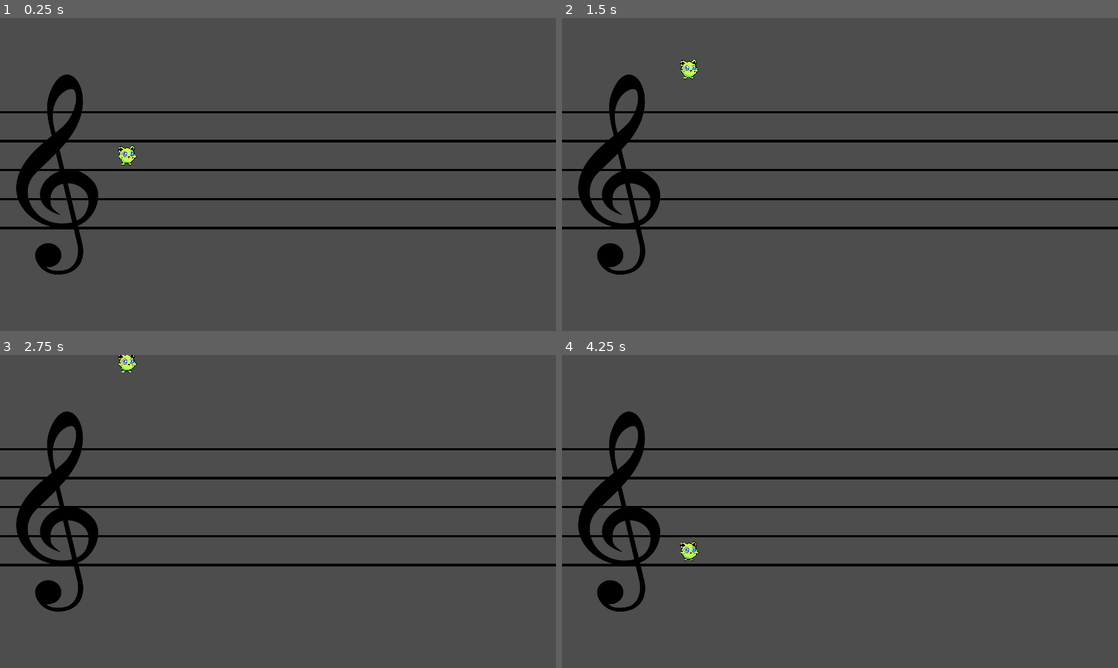
Above: before the commit, frames 1-4 (two rows, left to right).
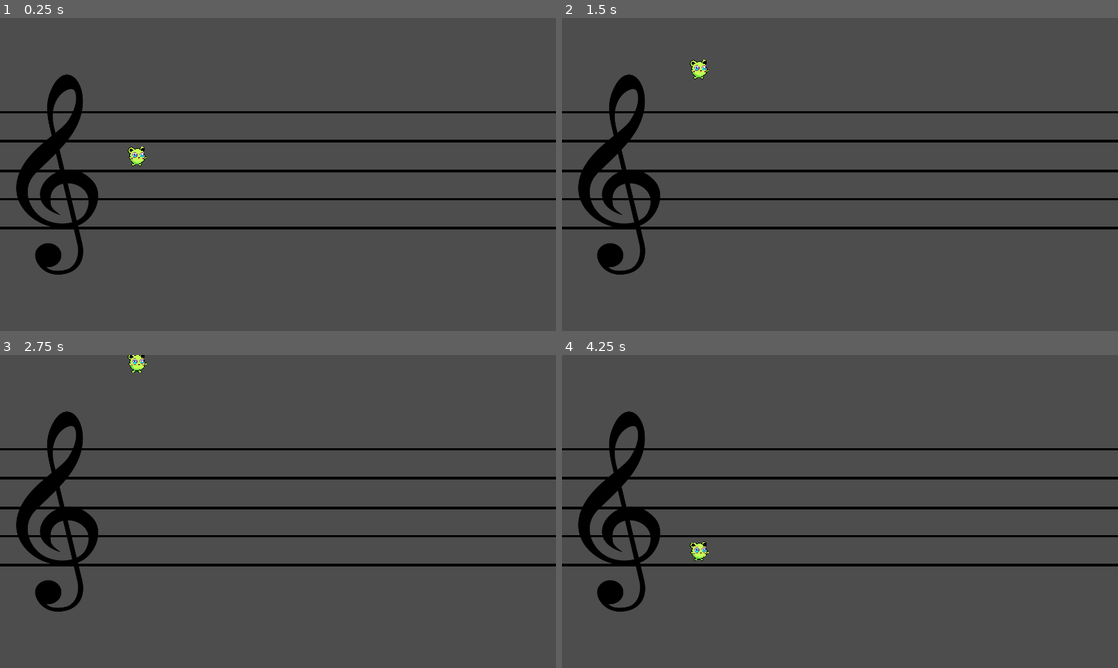
Above: after the commit, the same moments.

Repository: Paco-Gillet/Do-Infinity
Game: Godot game, scene res://scenes/Scene_partition.tscn
Two runs of this game, one before a commit and one after it. Both use one fixed random seed, a clock stepped at 60 frames per second and the inputs below.
Inputs:
- Up to frame 1 (0.25 s): no input
- Up to frame 2 (1.5 s): tap Enter at 0.5 s; hold W (haut) 0.53-1.28 s; hold S (bas) from 1.28 s (still down)
- Up to frame 3 (2.75 s): release S (bas) at 2.03 s; hold W (haut) from 2.03 s (still down)
- Up to frame 4 (4.25 s): tap Space at 3.5 s; release W (haut) at 3.53 s; hold S (bas) from 3.53 s (still down)

The runs differ from the first frame. In frame 1, 0.9% of the frame differs, in the area x 0-100%, y 40-50%; in frame 2, 0.9%; in frame 3, 0.9%; in frame 4, 0.9%.

Commit message:
feat : main

Diff:
--- a/scenes/Joueur.tscn
+++ b/scenes/Joueur.tscn
@@ -1,8 +1,7 @@
-[gd_scene load_steps=6 format=3 uid="uid://cx43dhbahlokd"]
+[gd_scene load_steps=5 format=3 uid="uid://cx43dhbahlokd"]
 
 [ext_resource type="Texture2D" uid="uid://dbs7acjosupso" path="res://sprites/BoulDeSon.png" id="1_dfxaj"]
 [ext_resource type="Script" path="res://scripts/player.gd" id="1_ys1rn"]
-[ext_resource type="Script" path="res://scripts/collisionPlayer.gd" id="2_nmxuq"]
 
 [sub_resource type="SpriteFrames" id="SpriteFrames_xovnx"]
 animations = [{
@@ -32,7 +31,6 @@
 position = Vector2(-26, -22)
 scale = Vector2(0.5, 0.5)
 shape = SubResource("CircleShape2D_e4klt")
-script = ExtResource("2_nmxuq")
 metadata/_edit_group_ = true
 
 [connection signal="body_entered" from="." to="CollisionShape2D" method="_on_player_body_entered"]
--- a/scenes/Scene_partition.tscn
+++ b/scenes/Scene_partition.tscn
@@ -1,9 +1,15 @@
-[gd_scene load_steps=5 format=3 uid="uid://cdv5uc2gvsfcj"]
+[gd_scene load_steps=6 format=3 uid="uid://cdv5uc2gvsfcj"]
 
 [ext_resource type="Texture2D" uid="uid://vc0oogkw5fab" path="res://sprites/BelleCleDeSol.webp" id="1_brfxy"]
 [ext_resource type="Script" path="res://scripts/scene_partition.gd" id="1_eyimo"]
-[ext_resource type="PackedScene" path="res://scenes/Joueur.tscn" id="2_5wjvc"]
+[ext_resource type="PackedScene" uid="uid://cx43dhbahlokd" path="res://scenes/Joueur.tscn" id="2_5wjvc"]
 [ext_resource type="Texture2D" uid="uid://hlsqux7ol30a" path="res://sprites/BarreNoire.png" id="3_pn1sh"]
+
+[sub_resource type="Curve2D" id="Curve2D_x7d5w"]
+_data = {
+"points": PackedVector2Array(0, 0, 0, 0, 1920, 720, 0, 0, 0, 0, 1920, 320, 0, 0, 0, 0, 1920, 728, 0, 0, 0, 0, 1920, 720)
+}
+point_count = 4
 
 [node name="ScenePartition" type="Node2D"]
 script = ExtResource("1_eyimo")
@@ -22,7 +28,7 @@
 texture = ExtResource("3_pn1sh")
 
 [node name="BarreNoireSi" type="Sprite2D" parent="."]
-position = Vector2(960, 525)
+position = Vector2(958, 528)
 scale = Vector2(7.8, 0.03)
 texture = ExtResource("3_pn1sh")
 
@@ -40,3 +46,25 @@
 position = Vector2(960, 325)
 scale = Vector2(7.8, 0.03)
 texture = ExtResource("3_pn1sh")
+
+[node name="StartPosition" type="Marker2D" parent="."]
+position = Vector2(500, 500)
+
+[node name="ScoreTimer" type="Timer" parent="."]
+wait_time = 0.1
+
+[node name="StartTimer" type="Timer" parent="."]
+wait_time = 2.0
+one_shot = true
+
+[node name="NoteTimer" type="Timer" parent="."]
+wait_time = 0.5
+
+[node name="NotePath" type="Path2D" parent="."]
+curve = SubResource("Curve2D_x7d5w")
+
+[node name="NoteSpawnLocation" type="PathFollow2D" parent="NotePath"]
+position = Vector2(1920, 720)
+rotation = -1.5708
+
+[connection signal="hit" from="Player" to="." method="game_over"]
--- a/scripts/scene_partition.gd
+++ b/scripts/scene_partition.gd
@@ -1,11 +1,38 @@
-extends Node2D
+extends Node
 
+@export var note_scene: PackedScene
+var score
 
-# Called when the node enters the scene tree for the first time.
-func _ready() -> void:
-	pass # Replace with function body.
+func _ready():
+	new_game()
 
+func game_over():
+	$ScoreTimer.stop()
+	$NoteTimer.stop()
 
-# Called every frame. 'delta' is the elapsed time since the previous frame.
-func _process(delta: float) -> void:
-	pass
+func new_game():
+	score = 0
+	$Player.start($StartPosition.position)
+	$StartTimer.start()
+
+func _on_start_timer_timeout():
+	$NoteTimer.start()
+	$ScoreTimer.start()
+
+func _on_score_timer_timeout():
+	score += 1
+
+func _on_note_timer_timeout():
+	var note = note_scene.instantiate()
+
+	var note_spawn_location = get_node("NotePath/NoteSpawnLocation")
+	note_spawn_location.progress_ratio = randf()
+
+	var direction = note_spawn_location.rotation
+
+	note.position = note_spawn_location.position
+
+	var velocity = Vector2(200.0, 0.0)
+	note.linear_velocity = velocity.rotated(direction)
+
+	add_child(note)
